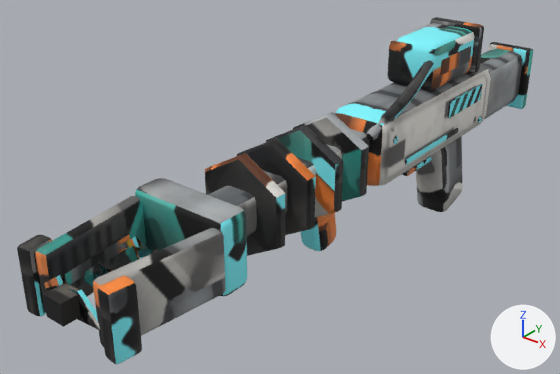
The FBX model art/gear/disruptor/disruptor.fbx as it was, and as the next commit left it.
Camera for both pictures: a 50 mm lens placed at (0.017, -0.0267, 0.0195), pointed at (-0.0025, -0.0024, 0.0044). Arrows for +X, +Y and +Z are at lower right; the lights stay in place. The picture after the commit comes second. Where no turn or scale is listed for an object, it has been applied to the vertices.

Script lines for the objects in view, before the commit:
```python
me_glow = bpy.data.meshes.new('Glow')
me_glow.from_pydata(...)  # 260 vertices, 490 faces; spans x -0.0016..0.0016, y -0.0155..0.0066, z 0.0052..0.0069
me_glow.materials.append(mat_disruptor)  # picture img_disruptor_color_png
me_handle = bpy.data.meshes.new('Handle')
me_handle.from_pydata(...)  # 1040 vertices, 1760 faces; spans x -0.0023..0.0023, y -0.0157..0.0161, z 0.0..0.0094
me_handle.materials.append(mat_disruptor)  # picture img_disruptor_color_png
me_mag = bpy.data.meshes.new('Mag')
me_mag.from_pydata(...)  # 168 vertices, 298 faces; spans x -0.0014..0.0014, y 0.004..0.0088, z 0.00773..0.01013
me_mag.materials.append(mat_disruptor)  # picture img_disruptor_color_png
me_muzzle = bpy.data.meshes.new('Muzzle')
me_muzzle.from_pydata(...)  # a box spanning x -0.0004..0.0004, y -0.0161..-0.0153, z 0.005928..0.006728
me_muzzle.materials.append(mat_disruptor)  # picture img_disruptor_color_png
ob_glow = bpy.data.objects.new('Glow', me_glow)
ob_glow.location = (0.0, 0.0, 0.0)
ob_handle = bpy.data.objects.new('Handle', me_handle)
ob_handle.location = (0.0, 0.0, 0.0)
ob_mag = bpy.data.objects.new('Mag', me_mag)
ob_mag.location = (0.0, 0.0, 0.0)
ob_muzzle = bpy.data.objects.new('Muzzle', me_muzzle)
ob_muzzle.location = (0.0, 0.0, 0.0)
```
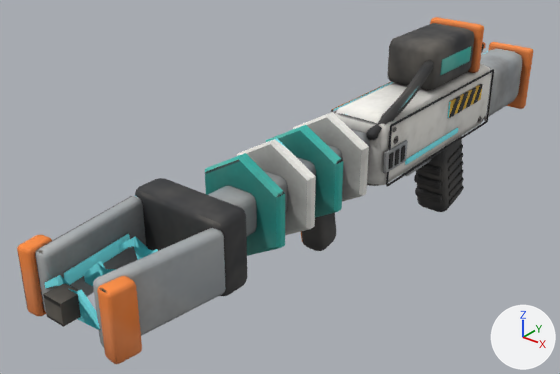
The edits, one by one:
me_handle is used by ob_handle; location (0.0, 0.0, 0.0).
me_handle had 1040 vertices, 1760 faces and spanned x -0.0023..0.0023, y -0.0157..0.0161, z 0.0..0.0094.
me_handle now has 2809 vertices, 4675 faces and spans x -0.0023..0.0023, y -0.0157..0.0161, z 0.0..0.0095.
me_handle part 3: a new loose piece, a box spanning x 0.00148..0.00154, y 0.0001..0.0101, z 0.004688..0.004768, in mat_disruptor (picture img_disruptor_color_png).
me_handle part 4: a new loose piece, a box spanning x 0.00148..0.00154, y 0.0001..0.0101, z 0.007488..0.007568, in mat_disruptor (picture img_disruptor_color_png).
me_handle part 5: a new loose piece, a box spanning x 0.00148..0.00154, y 0.00006..0.00014, z 0.004728..0.007528, in mat_disruptor (picture img_disruptor_color_png).
me_handle part 6: a new loose piece, a box spanning x 0.00148..0.00154, y 0.01006..0.01014, z 0.004728..0.007528, in mat_disruptor (picture img_disruptor_color_png).
me_handle part 7: a new loose piece, a box spanning x -0.00154..-0.00148, y 0.0001..0.0101, z 0.007488..0.007568, in mat_disruptor (picture img_disruptor_color_png).
me_handle part 8: 1393 vertices added at x -0.0016..0.0016, y 0.0065..0.0106, z 0.0005..0.0094.
me_handle part 9: 232 vertices added at x -0.0016..0.0016, y -0.0002..0.0016, z 0.0054..0.0074.
me_handle part 10: 1741 kept faces spanning x -0.0023..0.0023, y -0.0157..0.0161, z 0.0..0.0094 get new texture (UV) coordinates.
Other edits to the shape of me_handle do not show in these pictures.
me_glow has 260 vertices, 490 faces and spans x -0.0016..0.0016, y -0.0155..0.0066, z 0.0052..0.0069.
me_glow is used by ob_glow; location (0.0, 0.0, 0.0).
me_glow part 1: texture (UV) coordinates of 490 of 490 faces, centred in x -0.0016..0.0016, y -0.0155..0.0066, z 0.0052..0.0068, changed; they spanned u 0.0..0.99, v 0.0..0.99 and now span u 0.07..0.98, v 0.0..0.98.
me_mag has 168 vertices, 298 faces and spans x -0.0014..0.0014, y 0.004..0.0088, z 0.00773..0.01013.
me_mag is used by ob_mag; location (0.0, 0.0, 0.0).
me_mag part 2: texture (UV) coordinates of 298 of 298 faces, centred in x -0.0014..0.0014, y 0.004..0.0088, z 0.00773..0.01013, changed; they spanned u 0.13..0.97, v 0.0..0.93 and now span u 0.0..0.97, v 0.09..0.87.

What differs and where, as boxes (x1, y1, x2, y2) in the pictures (560 x 374 px):
part 1 of me_glow, surface changed
    both: (45, 128, 458, 330)
part 2 of me_mag, surface changed
    both: (387, 17, 484, 90)
part 3 of me_handle, added
    after: (387, 121, 487, 187)
part 4 of me_handle, added
    after: (390, 69, 494, 126)
part 5 of me_handle, added
    after: (386, 126, 392, 186)
part 6 of me_handle, added
    after: (486, 71, 494, 122)
part 7 of me_handle, added
    after: (332, 81, 393, 111)
part 8 of me_handle, added
    after: (414, 42, 487, 204)
part 9 of me_handle, added
    after: (334, 111, 408, 174)
part 10 of me_handle, surface changed
    both: (17, 42, 533, 364)
